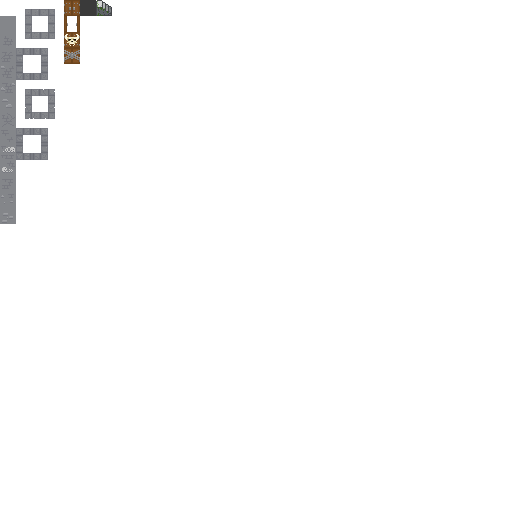
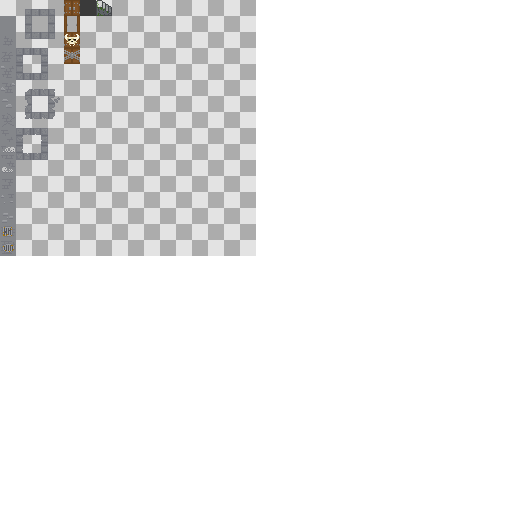
Layer changes from the first 512x512 image to the second:
renamed "Pasted Layer" to "tiles", painted on it over [0, 0, 112, 256]
showed "bg" over [0, 0, 256, 256]
